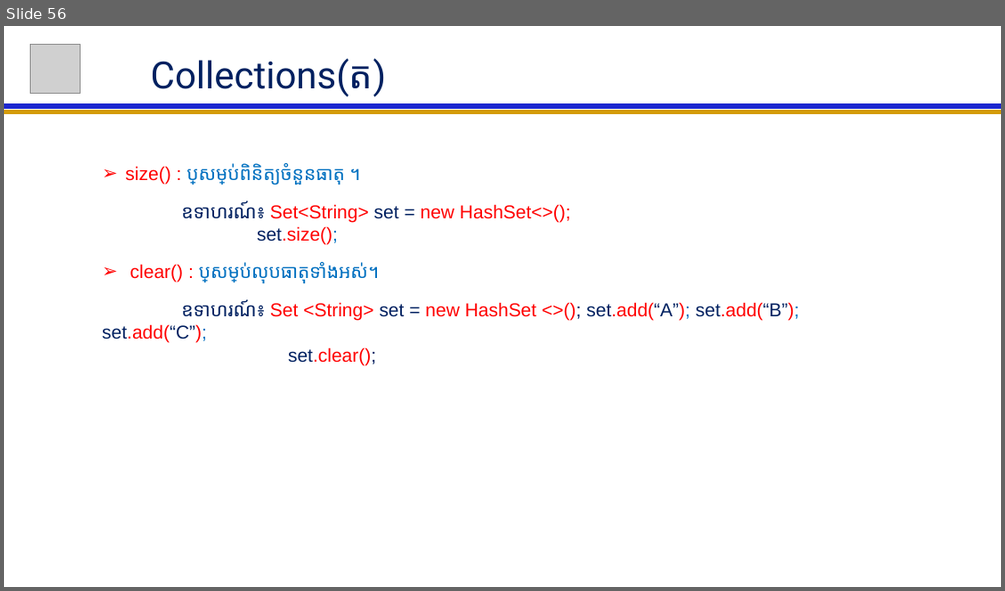
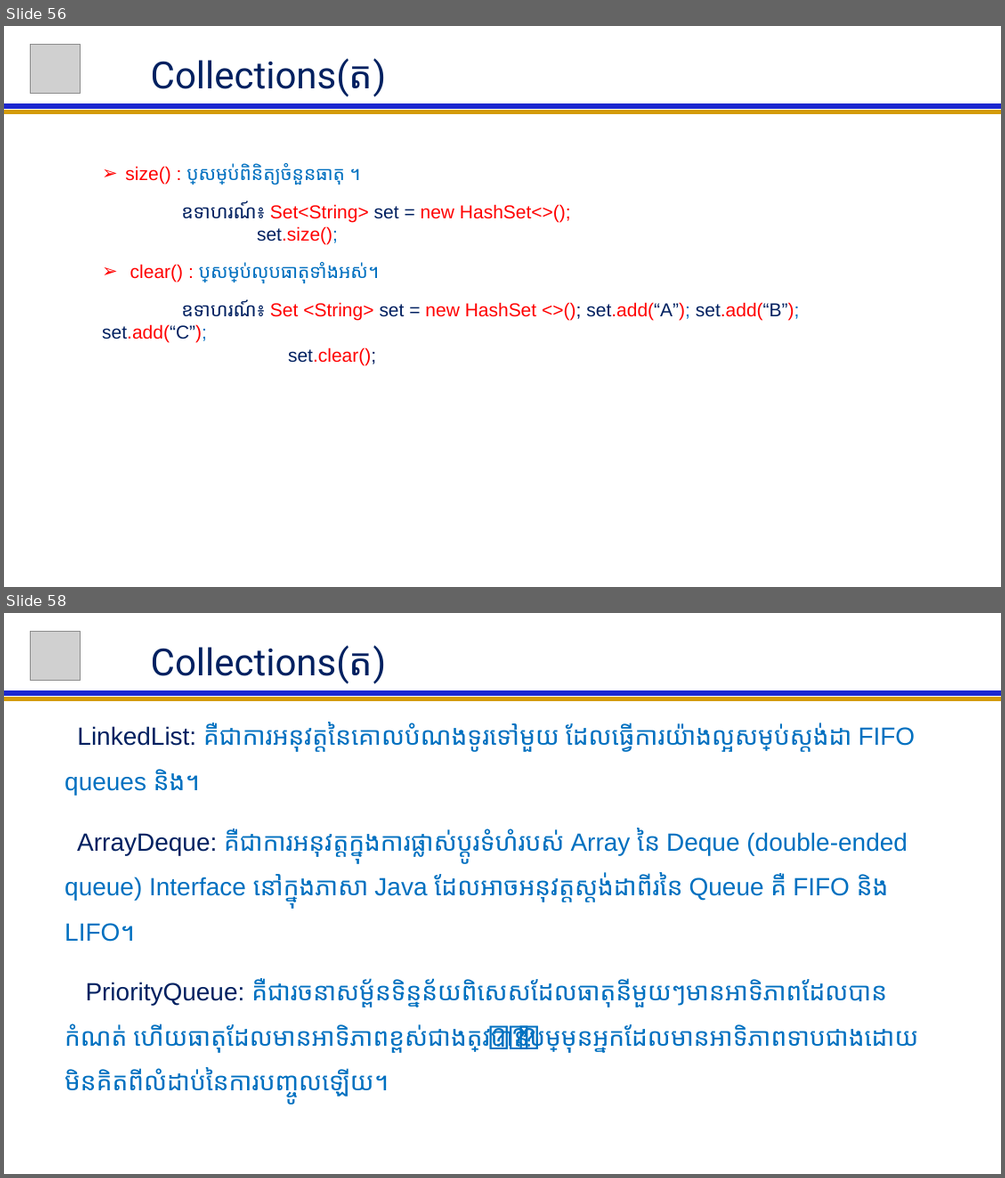
Before and after one commit to NGOUNCHHENGHY/ACLEDA-Java-For-Beginer, a slide deck: Java For Beginer Lession.pptx. Shown one above the other, each under a label of ours: slide 56 before the commit, slides 56 and 58 after it; the slides between them are not shown. The pictures are 1005x591 and 1005x1178 pixels, drawn with LibreOffice and Linux fonts; fonts in the diff are those of the drawing; grey boxes stand for pictures. Boxes give left, top, right and bottom in pixels: in the first picture for what was removed or moved away, otherwise in the second. Text is boxed around its words. In the diff, an @@ line names an element or a change of style, - is before the commit and + after.

```diff
--- a/Java For Beginer Lession.pptx
+++ b/Java For Beginer Lession.pptx
@@ slide 58 added at (4,613,1001,1174), background #FFFFFF @@
@@ picture added at (31,631,81,681) @@
@@ title added at (151,645,386,684), 36 pt, text #002060 @@
+Collections(ត)
@@ line added from (4, 699) to (1001, 699), #D49B06 4.5 pt @@
@@ line added from (4, 693) to (1001, 693), #1C27CF 4.5 pt @@
@@ subtitle added at (65,722,918,1097), 24 pt, text #0070C0 @@
+LinkedList: គឺជាការអនុវត្តនៃគោលបំណងទូរទៅមួយ ដែលធ្វើការយ៉ាងល្អសម្រាប់ស្តង់ដា FIFO queues និង។
+ArrayDeque: គឺជាការអនុវត្តក្នុងការផ្លាស់ប្តូរទំហំរបស់ Array នៃ Deque (double-ended queue) Interface នៅក្នុងភាសា Java ដែលអាចអនុវត្តស្តង់ដាពីរនៃ Queue គឺ FIFO និង LIFO។
+PriorityQueue: គឺជារចនាសម្ព័នទិន្នន័យពិសេសដែលធាតុនីមួយៗមានអាទិភាពដែលបានកំណត់ ហើយធាតុដែលមានអាទិភាពខ្ពស់ជាងត្រូវបានបម្រើមុនអ្នកដែលមានអាទិភាពទាបជាង ដោយមិនគិតពីលំដាប់នៃការបញ្ចូលឡើយ។
```
Also in this commit, not shown: 3 slides changed, 16 other slides added.
